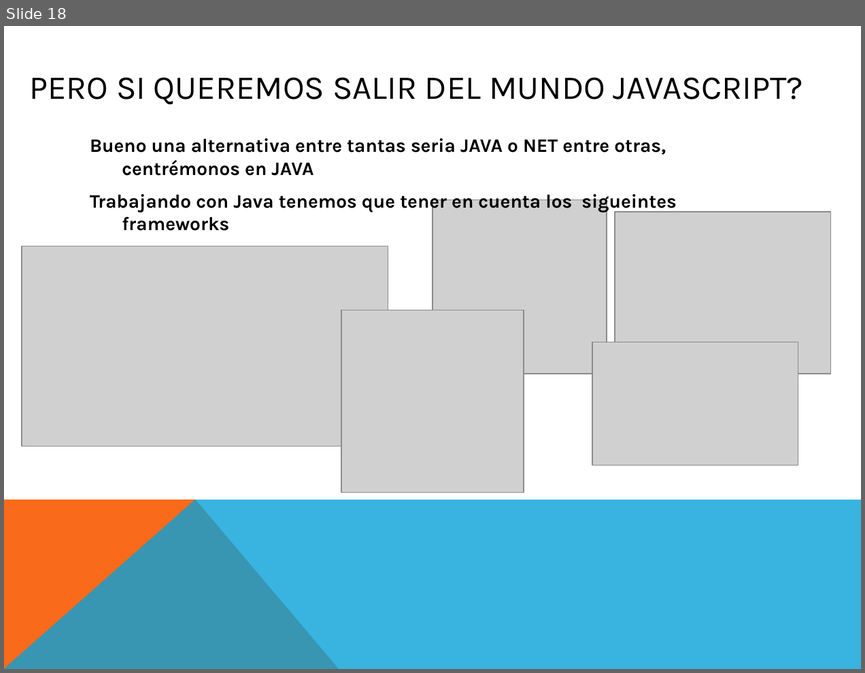
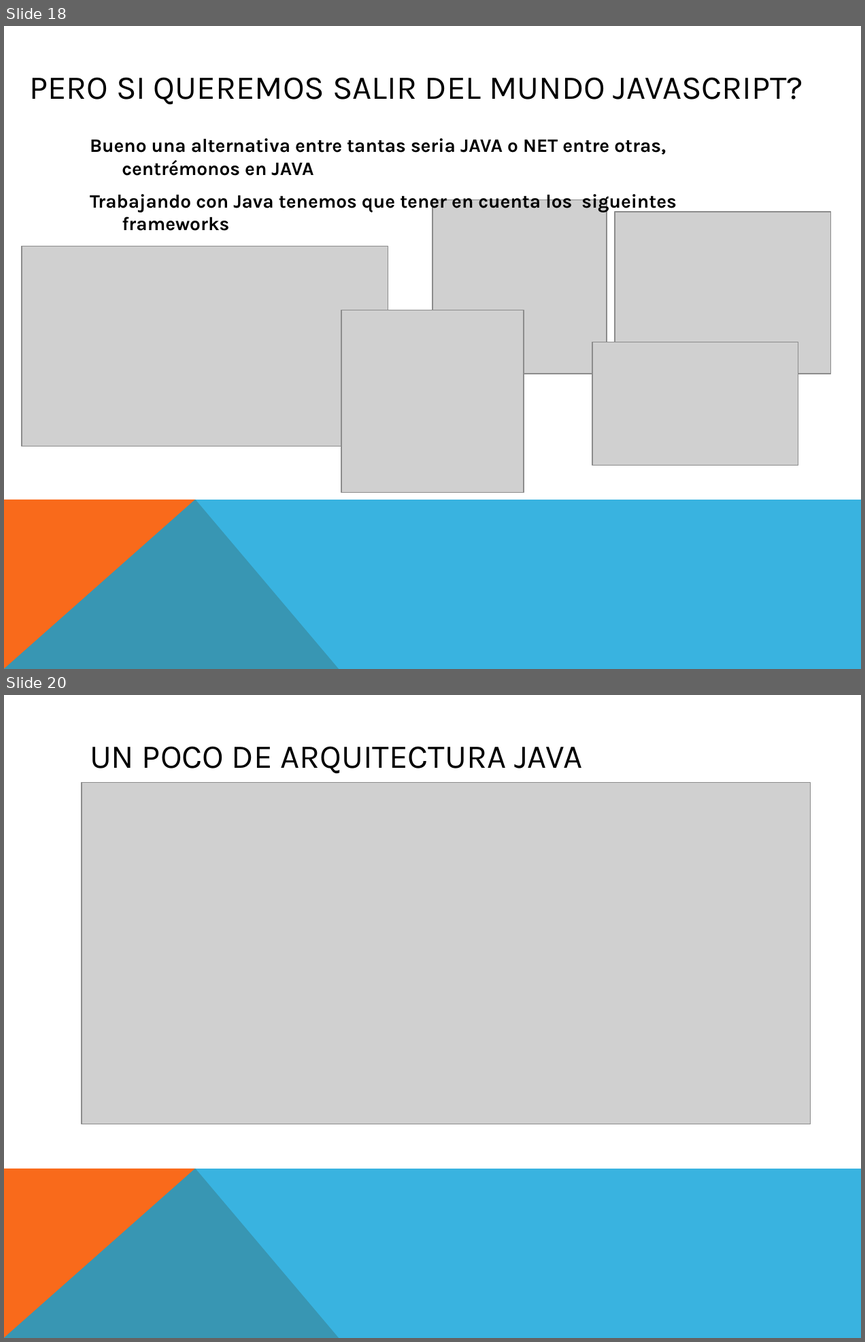
Before and after one commit to codigo-code/fullstack, a slide deck: De 0 a full stack!.pptx. Shown one above the other, each under a label of ours: slide 18 before the commit, slides 18 and 20 after it; the slides between them are not shown. The pictures are 865x673 and 865x1342 pixels, drawn with LibreOffice and Linux fonts; fonts in the diff are those of the drawing; grey boxes stand for pictures. Boxes give left, top, right and bottom in pixels: in the first picture for what was removed or moved away, otherwise in the second. Text is boxed around its words. In the diff, an @@ line names an element or a change of style, - is before the commit and + after.

```diff
--- a/De 0 a full stack!.pptx
+++ b/De 0 a full stack!.pptx
@@ slide 20 added at bbox=[4, 695, 861, 1338], background #FFFFFF; not listed: 2 template elements that a slide beside it also shows @@
@@ title added at bbox=[90, 746, 583, 773], 28 pt, text #000000 @@
+UN POCO DE ARQUITECTURA JAVA
@@ picture added at bbox=[82, 783, 810, 1123] @@
```
Also in this commit, not shown: 3 slides changed, 2 other slides added.
